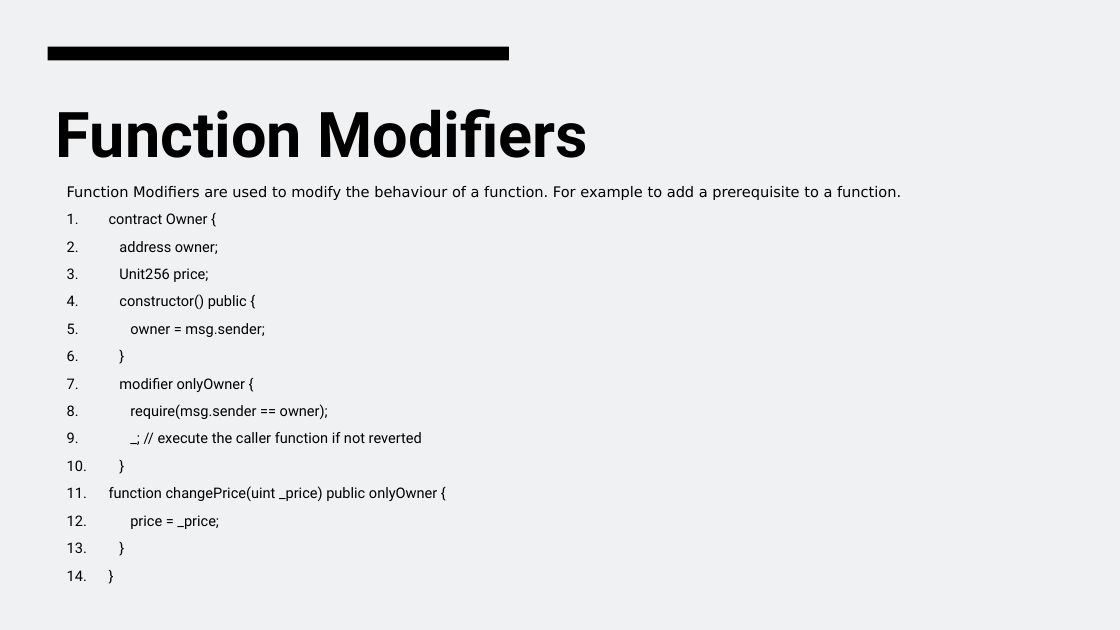
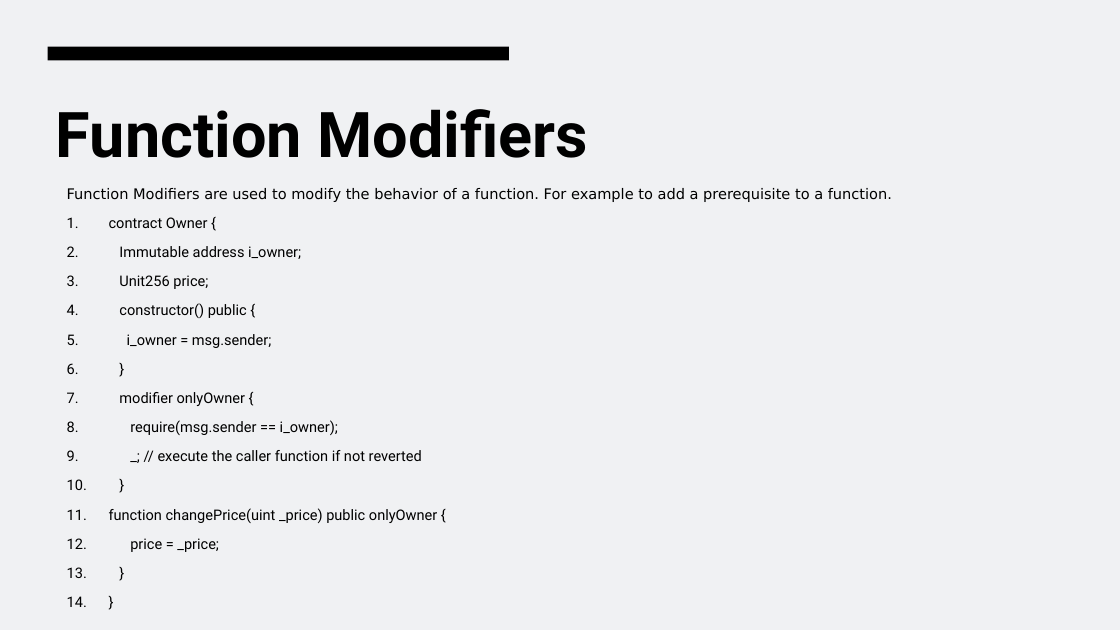
Before and after one commit to EngAbdalrhman/Material, a slide deck: slide 50 of Blockchain Lec 2.pptx. Drawn at 1120x630 pixels with LibreOffice and Linux fonts; fonts in the diff are those of the drawing. Boxes give left, top, right and bottom in pixels: in the first picture for what was removed or moved away, otherwise in the second. Text is boxed around its words. In the diff, an @@ line names an element or a change of style, - is before the commit and + after.

```diff
--- a/Blockchain Lec 2.pptx
+++ b/Blockchain Lec 2.pptx
@@ text at [67,188,892,202]: text changed @@
-Function Modifiers are used to modify the behaviour of a function. For example to add a prerequisite to a function.
+Function Modifiers are used to modify the behavior of a function. For example to add a prerequisite to a function.
@@ text at [109,217,437,552]: line spacing 0.9 to 1 @@
@@ text at [119,246,301,259]: text changed @@
-2. address owner;
+2. Immutable address i_owner;
@@ text at [127,334,271,348]: text changed @@
-5. owner = msg.sender;
+5. i_owner = msg.sender;
@@ text at [130,420,338,435]: text changed @@
-8. require(msg.sender == owner);
+8. require(msg.sender == i_owner);
```
Also in this commit, not shown: 47 other slides changed, 1 other file.
